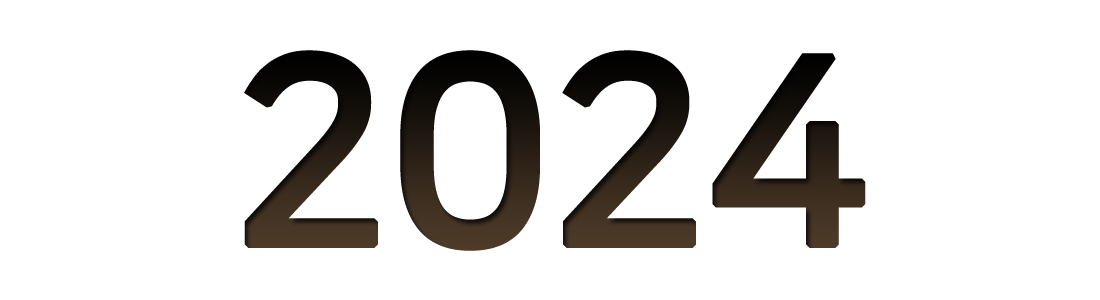
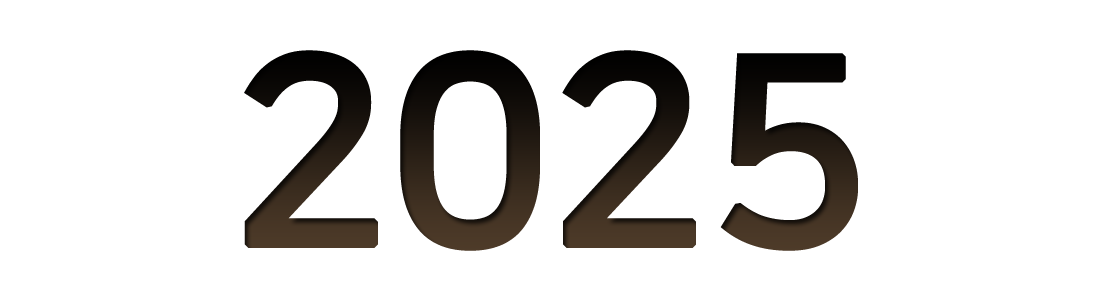
Layer changes from the first 1100×300 image to the second:
added layer "2025 copy 2" in group "effect1" over [left=712, top=53, right=858, bottom=251]
hid "2024 copy 2" over [left=712, top=53, right=866, bottom=251]
